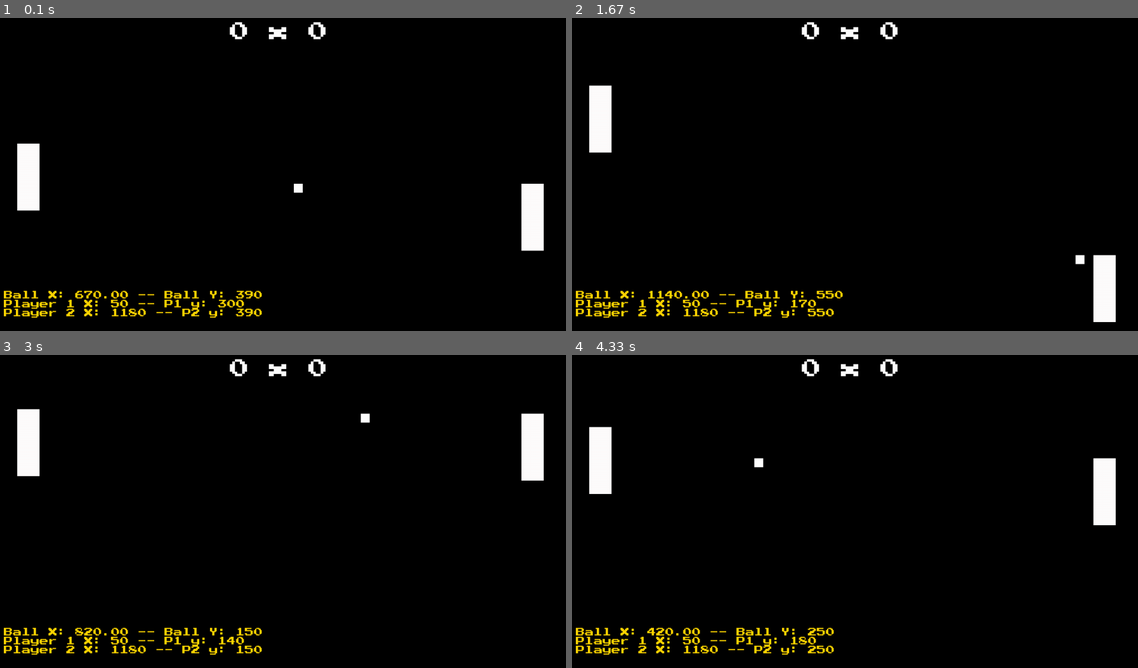
Above: before the commit, frames 1-4 (two rows, left to right).
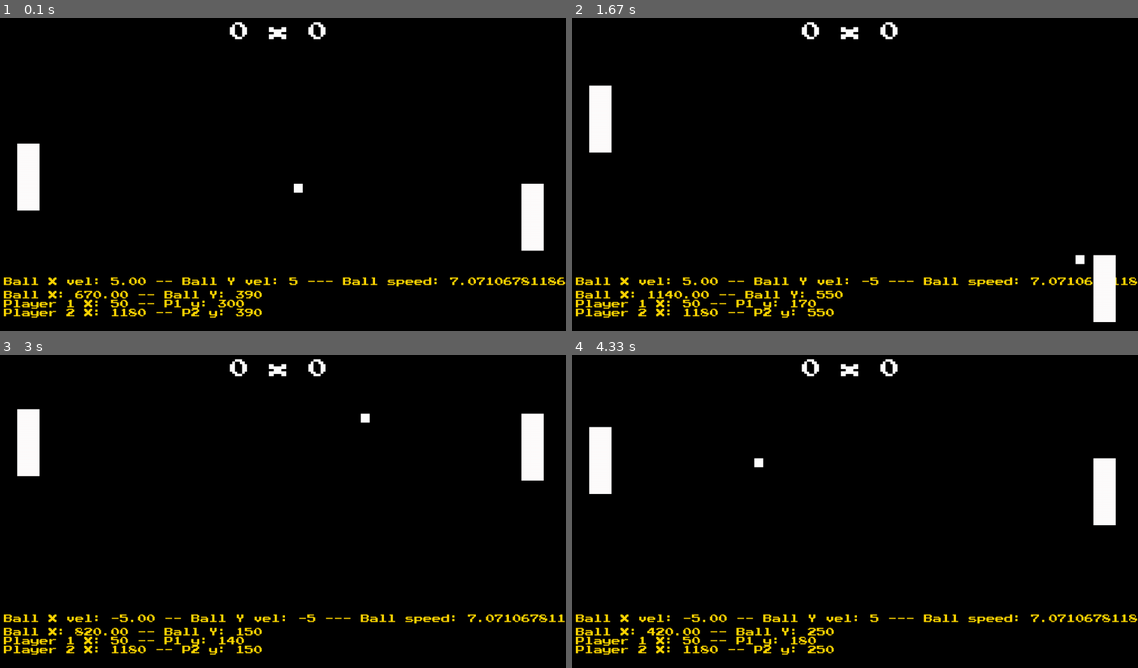
Above: after the commit, the same moments.

Repository: thais-bm/LPC--2024
Game: pygame game, started from atividade003/mypongpygame.py
Two runs of this game, one before a commit and one after it. Both use one fixed random seed, a clock stepped at 60 frames per second and the inputs below.
Inputs:
- Up to frame 1 (0.1 s): no input
- Up to frame 2 (1.67 s): hold Up 0.33-0.8 s; hold Down 0.83-1.13 s; hold Up 1.17-1.53 s; hold Down from 1.57 s (still down)
- Up to frame 3 (3 s): release Down at 1.93 s; hold Up 1.97-2.27 s; hold Down 2.3-2.6 s; hold Up from 2.63 s (still down)
- Up to frame 4 (4.33 s): release Up at 3 s; hold Down 3.03-3.4 s; hold Up 3.43-3.73 s; hold Down 3.77-4.07 s; hold Up from 4.1 s (still down)

The runs differ from the first frame. In frame 1, 1.0% of the frame differs, in the area x 0-100%, y 82-86%; in frame 2, 1.0%; in frame 3, 1.0%; in frame 4, 1.0%.

Commit message:
Added var ball_speed + debug info about ball speed
+ new values
pos_center_ball_y:  the different between ball_y pos and the middle of the paddle-y pos normalized to -1 to -1

declared max angle: 45 degrees

Diff:
--- a/atividade003/mypongpygame.py
+++ b/atividade003/mypongpygame.py
@@ -1,6 +1,7 @@
 # Jucimar Jr
 # Thais Carolina - 2415310037
 # 2024
+import math
 
 import pygame
 import random
@@ -58,6 +59,7 @@
 ball_y = 360
 ball_dx = 5
 ball_dy = 5
+ball_speed = math.sqrt(ball_dx**2 + ball_dy**2)
 MAX_ANGLE = 45
 
 # score
@@ -101,10 +103,16 @@
             bounce_sound_effect.play()
 
         # ball collision with the player 1 's paddle
-        if PLAYER_1_X <= ball_x <= PLAYER_1_X + 50: # Intervalo eixo x
-            if player_1_y <= ball_y <= player_1_y+150: # Intervalo eixo Y
+        if PLAYER_1_X <= ball_x <= PLAYER_1_X + 50: # X
+            if player_1_y <= ball_y <= player_1_y+150: # Y
                 if ball_dx < 0:
-                    ball_dx *= -0.5 # Velocidade horizontal
+                    # Its the difference between the ball_y pos and the middle of the paddle-y pos
+                    # Normalized: -1 to +1
+                    # Max angle: 45 degrees or pi/4
+                    pos_center_ball_y = (ball_y - (player_1_y+150)/2) / 75
+                    collide_angle = pos_center_ball_y * math.pi/4
+
+                    ball_dx *= -1
                     bounce_sound_effect.play()
 
         # ball collision with the player 2 's paddle
@@ -174,9 +182,15 @@
 
         # debug info
         victory_font_2 = pygame.font.Font('assets/PressStart2P.ttf', 20)
+
+        ball2_text = victory_font_2.render(f'Ball X vel: {ball_dx:.2f} -- Ball Y vel: {ball_dy} --- Ball speed: {ball_speed}', True, COLOR_YELLOW, COLOR_BLACK)
+        ball2_text_rect = ball2_text.get_rect()
+        ball2_text_rect.topleft = (20, 600)
+
         ball_text = victory_font_2.render(f'Ball X: {ball_x:.2f} -- Ball Y: {ball_y}', True, COLOR_YELLOW, COLOR_BLACK)
         ball_text_rect = ball_text.get_rect()
         ball_text_rect.topleft = (20, 630)
+
         p1_text = victory_font_2.render(f'Player 1 X: {PLAYER_1_X} -- P1 y: {player_1_y}', True, COLOR_YELLOW,
                                         COLOR_BLACK)
         p1_text_rect = p1_text.get_rect()
@@ -188,6 +202,7 @@
 
         # drawing objects
         screen.blit(ball, (ball_x, ball_y))
+        screen.blit(ball2_text, ball2_text_rect)
         screen.blit(player_1, (PLAYER_1_X, player_1_y))
         screen.blit(player_2, (PLAYER_2_X, player_2_y))
         screen.blit(score_text, score_text_rect)
